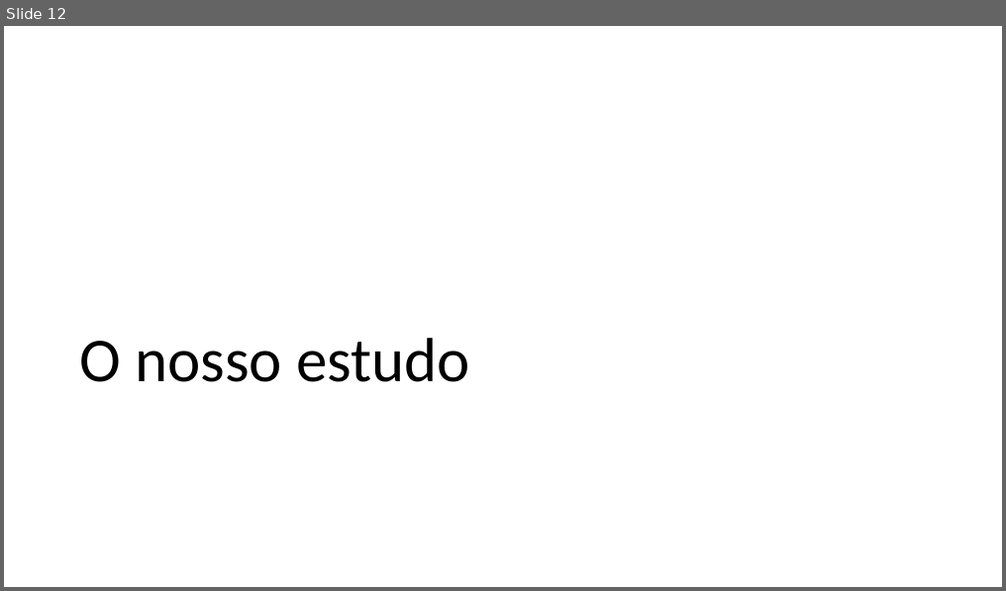
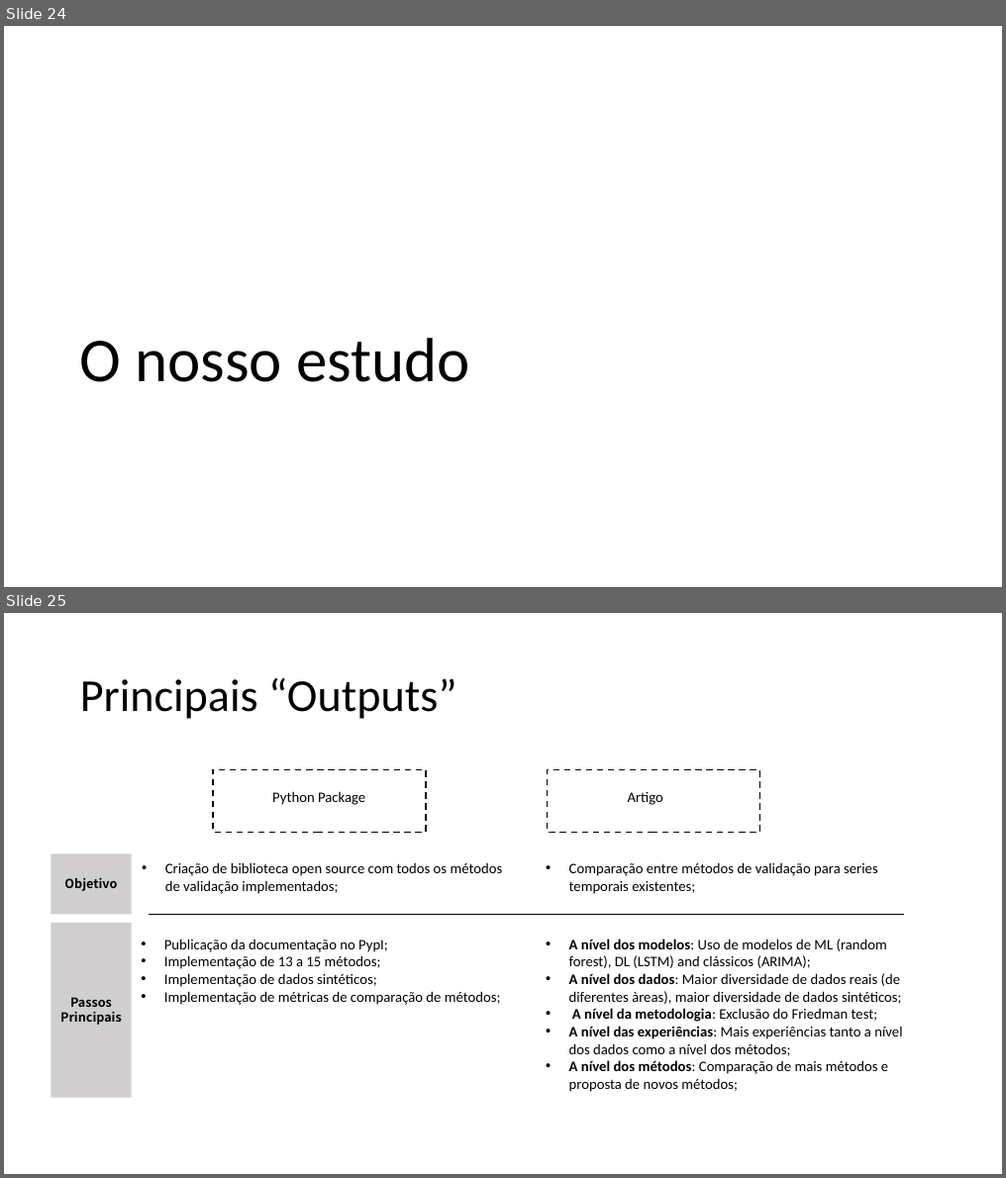
Before and after one commit to MiguelLoureiro98/timecave, a slide deck: papers/.ppt/cvtimeseries.pptx. Shown one above the other, each under a label of ours: slide 12 before the commit, slides 24 and 25 after it. The pictures are 1006x591 and 1006x1178 pixels, drawn with LibreOffice and Linux fonts; fonts in the diff are those of the drawing. Boxes give left, top, right and bottom in pixels: in the first picture for what was removed or moved away, otherwise in the second. Text is boxed around its words. In the diff, an @@ line names an element or a change of style, - is before the commit and + after.

```diff
--- a/papers/.ppt/cvtimeseries.pptx
+++ b/papers/.ppt/cvtimeseries.pptx
@@ slide 25 added at box(4, 613, 1002, 1174), background #FFFFFF @@
@@ title added at box(80, 678, 457, 719), 44 pt, text #000000 @@
+Principais “Outputs”
@@ rectangle added at box(213, 769, 426, 832), outline #000000 1.5 pt dashed @@
@@ rectangle added at box(548, 769, 760, 832), outline #000000 1.5 pt dashed @@
@@ text added at box(272, 791, 365, 805), 14 pt, text #000000 @@
+Python Package
@@ text added at box(628, 792, 663, 805), 14 pt, text #000000 @@
+Artigo
@@ rectangle added at box(52, 854, 132, 915), fill #D0CECE, 12 pt, text #000000, bold @@
+Objetivo
@@ text added at box(165, 862, 503, 894), 14 pt, text #000000 @@
+• Criação de biblioteca open source com todos os métodos de validação implementados;
@@ text added at box(569, 862, 878, 894), 14 pt, text #000000 @@
+• Comparação entre métodos de validação para series temporais existentes;
@@ rectangle added at box(52, 923, 132, 1098), fill #D0CECE, 12 pt, text #000000, bold @@
+Passos Principais
@@ line added from (150, 915) to (904, 915), #000000 1 pt @@
@@ text added at box(164, 939, 501, 1005), 14 pt, text #000000 @@
+• Publicação da documentação no PypI;
+• Implementação de 13 a 15 métodos;
+• Implementação de dados sintéticos;
+• Implementação de métricas de comparação de métodos;
@@ text added at box(569, 939, 902, 1092), 14 pt, text #000000 @@
+• A nível dos modelos: Uso de modelos de ML (random forest), DL (LSTM) and clássicos (ARIMA);
+• A nível dos dados: Maior diversidade de dados reais (de diferentes àreas), maior diversidade de dados sintéticos;
+• A nível da metodologia: Exclusão do Friedman test;
+• A nível das experiências: Mais experiências tanto a nível dos dados como a nível dos métodos;
+• A nível dos métodos: Comparação de mais métodos e proposta de novos métodos;
@@ what was slide 12 is now slide 24 @@
```
Also in this commit, not shown: 5 slides changed, 20 other slides added, 8 slides removed.
